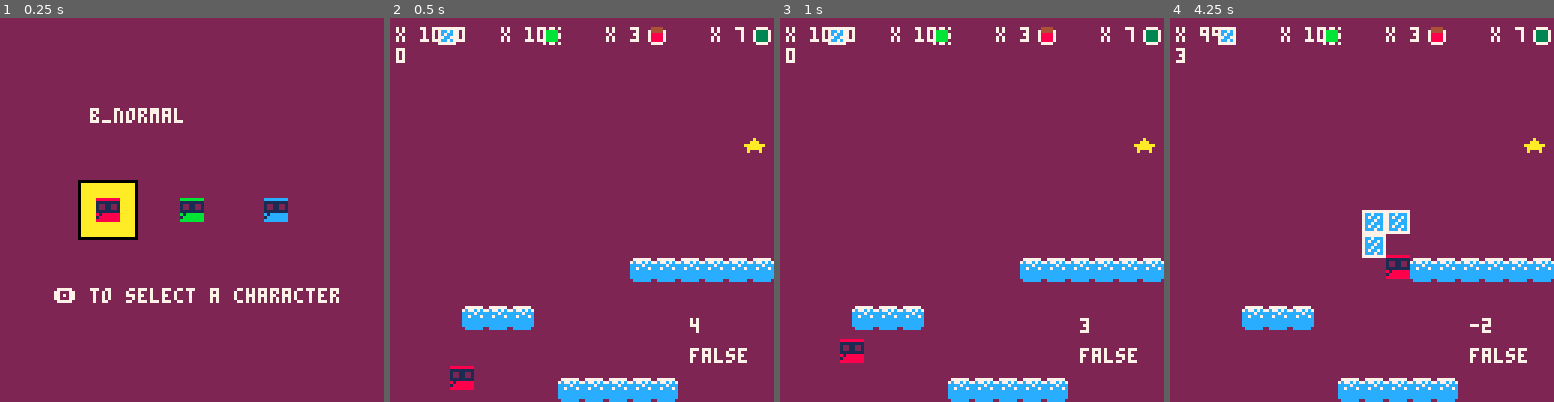
Above: before the commit, frames 1-4 (left to right).
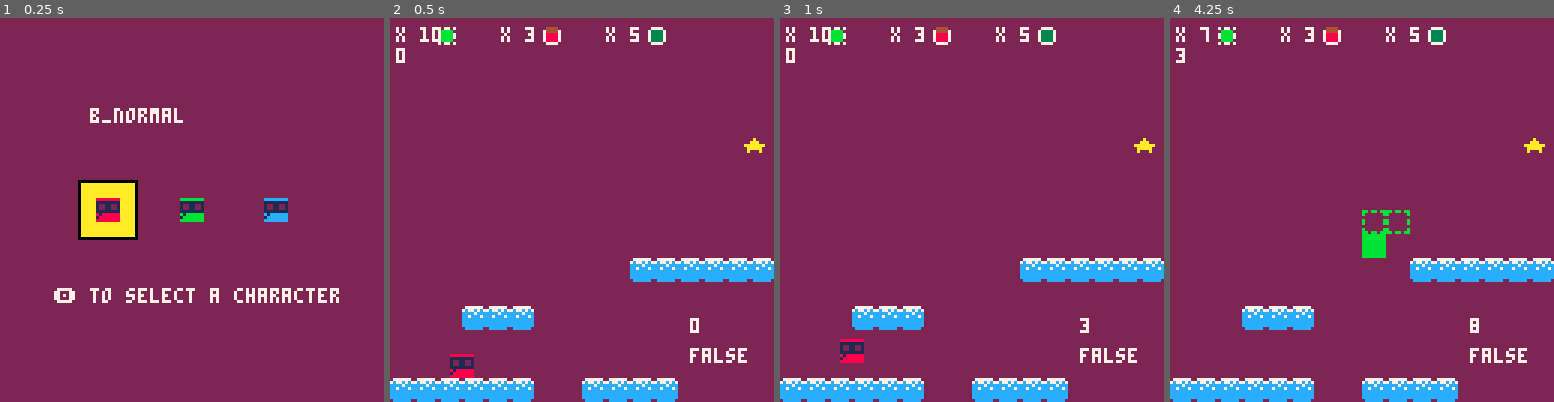
Above: after the commit, the same moments.

Repository: FlavioIero/PlatformMaker
Game: PICO-8 cartridge platformmaker.p8
The game is run twice, just before and just after one commit, with the same random seed, the same clock (stepped at 60 frames per second) and the same inputs.
Inputs:
- Up to frame 1 (0.25 s): no input
- Up to frame 2 (0.5 s): tap X (X key) at 0.33 s
- Up to frame 3 (1 s): tap O (Z key) at 0.7 s
- Up to frame 4 (4.25 s): tap X (X key) at 1.07, 1.85, 2.97, 4.08 s; hold Right 1.6-2.1 s; tap O (Z key) every 0.4 s from 1.7 to 4.1 s; hold Up 2.15-2.42 s; hold Right 2.47-3.03 s; hold Left 3.08-3.58 s; hold Down 3.63-3.97 s; hold Right from 4.02 s (still down)

Frame 1 is identical in both runs. In frame 2, 3.8% of the frame differs, in the area x 0-100%, y 2-100%; in frame 3, 3.5%; in frame 4, 5.1%.

Commit message:
jump only on ground

Diff:
--- a/platformmaker.p8
+++ b/platformmaker.p8
@@ -60,11 +60,10 @@
 
 	bm = blocks_mng:new()
 
-	bm:add_blocks(block_types.b_glass,1000)
+	--bm:add_blocks(block_types.b_glass,1000)
 	bm:add_blocks(block_types.b_switch,10)
 	bm:add_blocks(block_types.b_slime,3)
 	bm:add_blocks(block_types.b_normal,5)
-	bm:add_blocks(block_types.b_normal,2)
 end
 
 function update_menu()
@@ -163,9 +162,11 @@
 	return dist_sq < radius_sum*radius_sum
 end
 
-function collide_spr(pos,f)
+-- w,h should be 7,7 for
+--normal 8x8 sprites
+function collide_spr(pos,w,h,f)
 	local tl = pos:clone()
-	local br = pos:clone()+vector2.new(7,7)
+	local br = pos:clone()+vector2.new(w,h)
 
 	local tx1 = flr(tl.x/8)
 	local ty1 = flr(tl.y/8)
@@ -263,40 +264,36 @@
 			self.state = self.states.build end
 
 		local o_pos = self.pos:clone()
-		local x = self.pos.x
-		local y = self.pos.y
-
-		if btnp(🅾️) then
+
+		if btnp(🅾️) and self:can_jump() then
 			self.vel_y = self.jump_vel end
-		y += self.vel_y
-		y = min(120,max(0,y))
-		self:move(vector2.new(x,y))
-		while y~=o_pos.y and
-								(collide_spr(self.pos,0) or
+		self.pos.y += self.vel_y
+
+		self.pos.y = max(0,self.pos.y)
+		while self.pos.y~=o_pos.y and
+								(collide_spr(self.pos,7,7,0) or
 								self:collide_blocks()) do
-			if y < o_pos.y then
-				y += 1
-			elseif y > o_pos.y then
-				y -= 1
-			end
-			self:move(vector2.new(x,y))
+			if self.pos.y < o_pos.y then
+				self.pos.y += 1
+			elseif self.pos.y > o_pos.y then
+				self.pos.y -= 1
+			end
 		end
 
 		if btn(⬅️) then
-			x -= self.vel_x end
+			self.pos.x -= self.vel_x end
 		if btn(➡️) then
-			x += self.vel_x end
-		x = min(120,max(0,x))
-		self:move(vector2.new(x,y))
-		while x~=o_pos.x and
-							(collide_spr(self.pos,0) or
+			self.pos.x += self.vel_x end
+
+		self.pos.x = min(120,max(0,self.pos.x))
+		while self.pos.x~=o_pos.x and
+							(collide_spr(self.pos,7,7,0) or
 							self:collide_blocks()) do
-			if x < o_pos.x then
-				x += 1
-			elseif x > o_pos.x then
-				x -= 1
-			end
-			self:move(vector2.new(x,y))
+			if self.pos.x < o_pos.x then
+				self.pos.x += 1
+			elseif self.pos.x > o_pos.x then
+				self.pos.x -= 1
+			end
 		end
 	end,
 
@@ -337,6 +334,8 @@
 
 	apply_gravity = function(self)
 		self.vel_y = min(self.max_fall,self.vel_y+g*self.weight)
+		if self:on_ground() then
+			self.vel_y = 0 end
 	end,
 
 	draw = function(self)
@@ -346,7 +345,24 @@
 		if self.state == self.states.build then
 			rect(self.b_pos.x,self.b_pos.y,self.b_pos.x+7,self.b_pos.y+7,7)
 		end
-	end
+	end,
+
+	can_jump = function(self)
+		-- temp
+		if self:on_ground() then
+			return true end
+		-- coyote jump
+		-- buffer
+		-- ...
+		return false
+	end,
+
+	on_ground = function(self)
+		if collide_spr(vector2.new(self.pos.x,self.pos.y+8),7,0.1,0) then
+			return true end
+		return false
+	end,
+
 }
 
 
@@ -451,7 +467,9 @@
 					self.active = self.in_active
 				end
 			end
-		elseif self.in_active and not collide_rect(self.pos.x,self.pos.y,8,8,p.pos.x,p.pos.y,8,8) then
+		elseif self.in_active and
+									not collide_rect(self.pos.x,self.pos.y,8,8,p.pos.x,p.pos.y,8,8) and
+									self.placed then
 			self.active = self.in_active
 		end
 	end,
@@ -465,7 +483,7 @@
 				s = self.sprt.off
 			end
 			spr(s,self.pos.x,self.pos.y) end
-	end
+	end,
 })
 
 b_glass = block:new({
@@ -711,4 +727,4 @@
 0000004040400000000000000000000000000000000000000000000000000000000000000000000000000000000000000000000000000000000000000000000000000000000000000000000000000000000000000000000000000000000000000000000000000000000000000000000000000000000000000000000000000000
 0000000000000000000000000000000000000000000000000000000000000000000000000000000000000000000000000000000000000000000000000000000000000000000000000000000000000000000000000000000000000000000000000000000000000000000000000000000000000000000000000000000000000000
 0000000000000000000000000000000000000000000000000000000000000000000000000000000000000000000000000000000000000000000000000000000000000000000000000000000000000000000000000000000000000000000000000000000000000000000000000000000000000000000000000000000000000000
-0000000000000040404040400000000000000000000000000000000000000000000000000000000000000000000000000000000000000000000000000000000000000000000000000000000000000000000000000000000000000000000000000000000000000000000000000000000000000000000000000000000000000000
+4040404040400000404040400000000000000000000000000000000000000000000000000000000000000000000000000000000000000000000000000000000000000000000000000000000000000000000000000000000000000000000000000000000000000000000000000000000000000000000000000000000000000000
